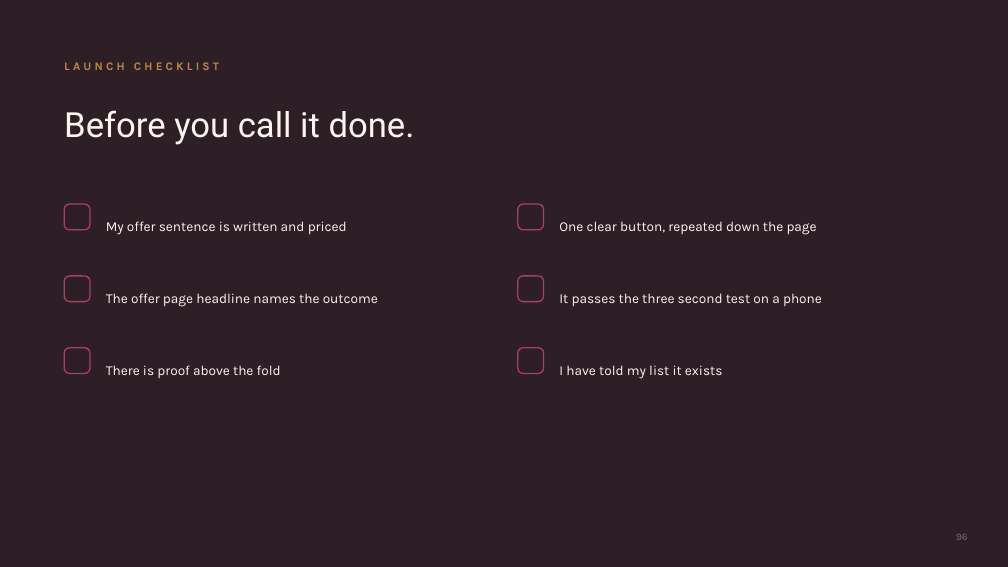
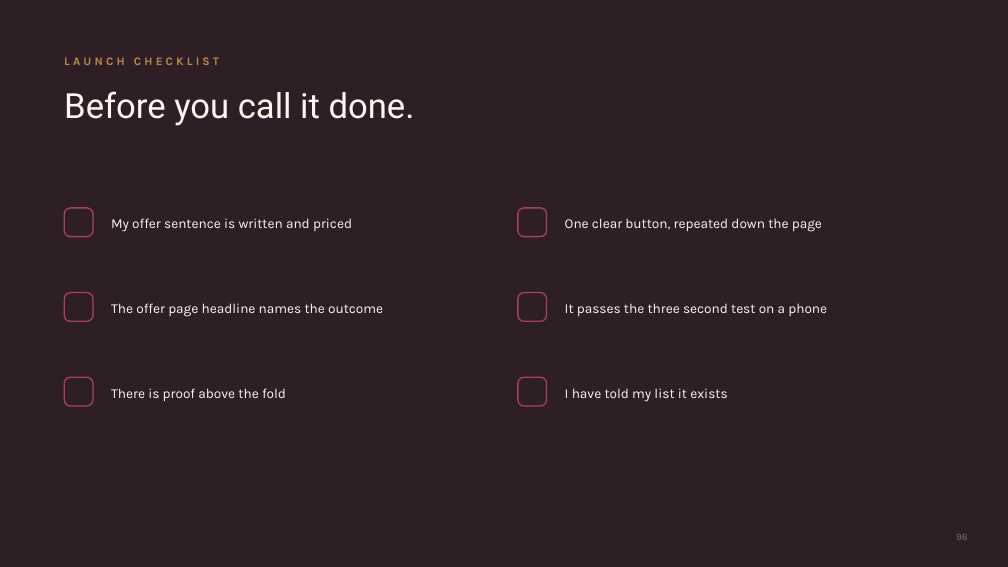
Before and after one commit to genasbury12/blb-site, a slide deck: slide 96 of BLB-Course-Deck-Template.pptx. Drawn at 1008x567 pixels with LibreOffice and Linux fonts; fonts in the diff are those of the drawing. Boxes give left, top, right and bottom in pixels: in the first picture for what was removed or moved away, otherwise in the second. Text is boxed around its words. In the diff, an @@ line names an element or a change of style, - is before the commit and + after.

```diff
--- a/BLB-Course-Deck-Template.pptx
+++ b/BLB-Course-Deck-Template.pptx
@@ text "LAUNCH CHECKLIST" at [64,57,219,65]: vertical alignment middle to top @@
@@ text "Before you call it done." at [64,91,415,126]: vertical alignment middle to top @@
@@ rounded rectangle: place and size @@
-rounded rectangle at [64,204,90,230]
+rounded rectangle at [64,208,93,237]
@@ text "My offer sentence is written ...": place and size @@
-text "My offer sentence is written ..." at [106,221,347,235]
+text "My offer sentence is written ..." at [111,218,352,232]
@@ rounded rectangle: place and size @@
-rounded rectangle at [518,204,544,230]
+rounded rectangle at [518,208,547,237]
@@ text "One clear button, repeated down ...": place and size @@
-text "One clear button, repeated down ..." at [559,221,817,235]
+text "One clear button, repeated down ..." at [565,218,822,232]
@@ rounded rectangle: place and size @@
-rounded rectangle at [64,276,90,302]
+rounded rectangle at [64,293,93,321]
@@ text "The offer page headline names ...": place and size @@
-text "The offer page headline names ..." at [106,293,378,307]
+text "The offer page headline names ..." at [111,303,383,317]
@@ rounded rectangle: place and size @@
-rounded rectangle at [518,276,544,302]
+rounded rectangle at [518,293,547,321]
@@ text "It passes the three second ...": place and size @@
-text "It passes the three second ..." at [559,293,822,307]
+text "It passes the three second ..." at [565,303,827,316]
@@ rounded rectangle: place and size @@
-rounded rectangle at [64,348,90,374]
+rounded rectangle at [64,377,93,406]
@@ text "There is proof above the ...": place and size @@
-text "There is proof above the ..." at [106,365,281,378]
+text "There is proof above the ..." at [111,388,286,402]
@@ proportions changed in 6 elements at [64,208,93,237], [518,208,547,237], [64,293,93,321], [518,293,547,321], [64,377,93,406], [518,377,547,406] @@
@@ rounded rectangle: place and size @@
-rounded rectangle at [518,348,544,374]
+rounded rectangle at [518,377,547,406]
@@ text "I have told my list ...": place and size @@
-text "I have told my list ..." at [559,365,722,379]
+text "I have told my list ..." at [565,388,727,402]
```
Also in this commit, not shown: 99 other slides changed, 1 other file.
